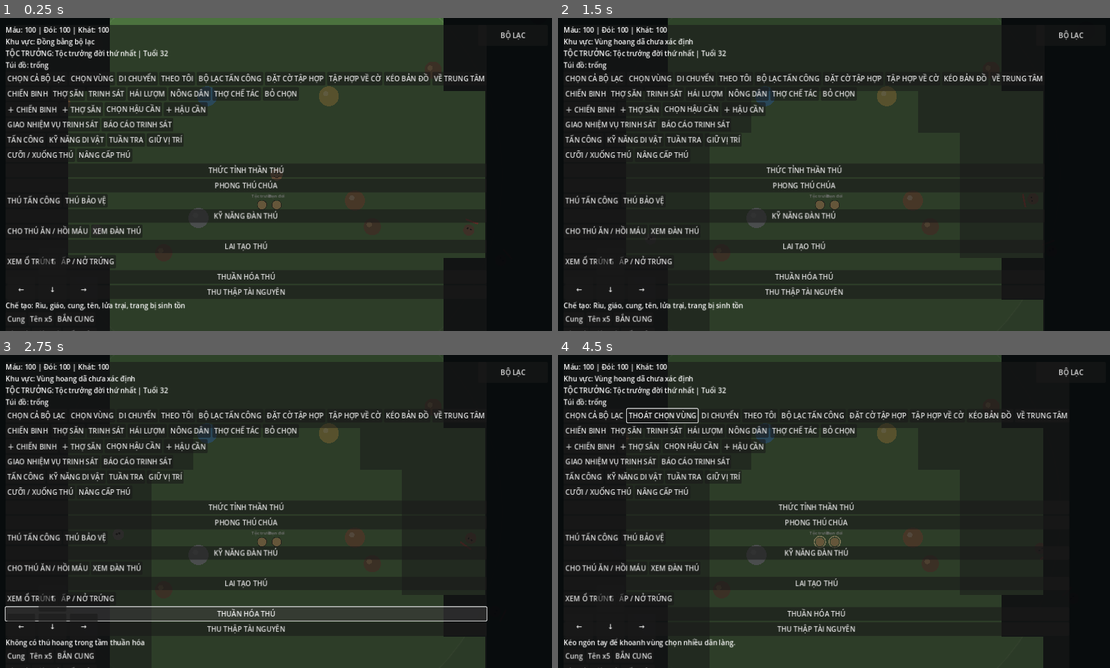
Above: before the commit, frames 1-4 (two rows, left to right).
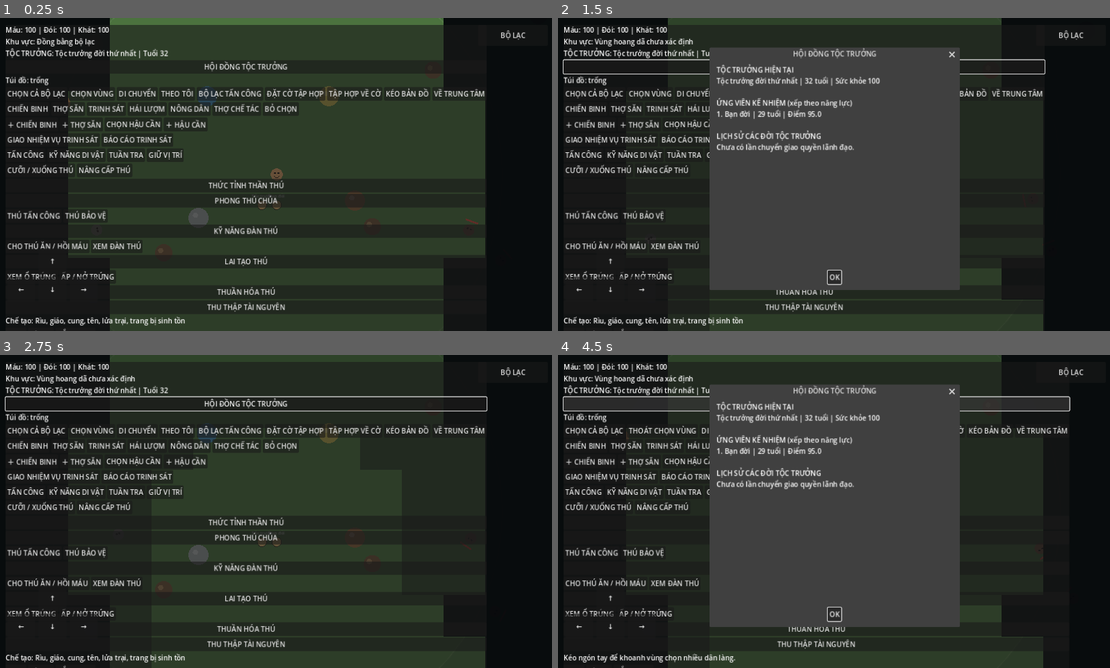
Above: after the commit, the same moments.

Repository: khanhhkt8-hub/Bo-Lac-Tien-Su.
Game: Godot game, scene res://Scenes/Main.tscn
The game is run twice, just before and just after one commit, with the same random seed, the same clock (stepped at 60 frames per second) and the same inputs.
Inputs (mouse positions are in pixels of both pictures, inside the frame that each line leads up to):
- Up to frame 1 (0.25 s): no input
- Up to frame 2 (1.5 s): click (806, 99) at 0.5 s, where only the run after the commit has a clickable "HỘI ĐỒNG TỘC TRƯỞNG"; click (806, 68) at 1.25 s, where only the run after the commit has a clickable "HỘI ĐỒNG TỘC TRƯỞNG"
- Up to frame 3 (2.75 s): click (276, 614) at 2 s, where only the run after the commit has a clickable "OK"
- Up to frame 4 (4.5 s): click "CHỌN CẢ BỘ LẠC" at 2.75 s; click "CHỌN VÙNG" at 3.5 s; click (817, 405) at 4.25 s, where only the run after the commit has a clickable "HỘI ĐỒNG TỘC TRƯỞNG"

The runs differ from the first frame. In frame 1, 8.8% of the frame differs, in the area x 1-88%, y 13-100%; in frame 2, 26%; in frame 3, 10%; in frame 4, 27%, in the area x 0-93%, y 9-100%.

Commit message:
Add tribal leadership council and succession history HUD

Diff:
--- a/Scripts/UI/SurvivalHUD.gd
+++ b/Scripts/UI/SurvivalHUD.gd
@@ -36,6 +36,10 @@
 	_leader_label = Label.new()
 	_leader_label.text = "Tộc trưởng: đang cập nhật..."
 	column.add_child(_leader_label)
+	var leadership_button := Button.new()
+	leadership_button.text = "HỘI ĐỒNG TỘC TRƯỞNG"
+	leadership_button.pressed.connect(_on_show_leadership_pressed)
+	column.add_child(leadership_button)
 	if TribePopulation != null:
 		if not TribePopulation.leader_changed.is_connected(_on_tribe_leader_changed):
 			TribePopulation.leader_changed.connect(_on_tribe_leader_changed)
@@ -257,6 +261,18 @@
 			_inventory.inventory_changed.connect(_on_inventory_changed)
 			_on_inventory_changed(_inventory.items)
 
+func _on_show_leadership_pressed() -> void:
+	if TribePopulation == null:
+		return
+	var dialog := AcceptDialog.new()
+	dialog.title = "HỘI ĐỒNG TỘC TRƯỞNG"
+	dialog.dialog_text = TribePopulation.get_leadership_report()
+	dialog.min_size = Vector2i(560, 520)
+	add_child(dialog)
+	dialog.confirmed.connect(dialog.queue_free)
+	dialog.canceled.connect(dialog.queue_free)
+	dialog.popup_centered()
+
 func _refresh_leader_label() -> void:
 	if _leader_label == null or TribePopulation == null:
 		return
